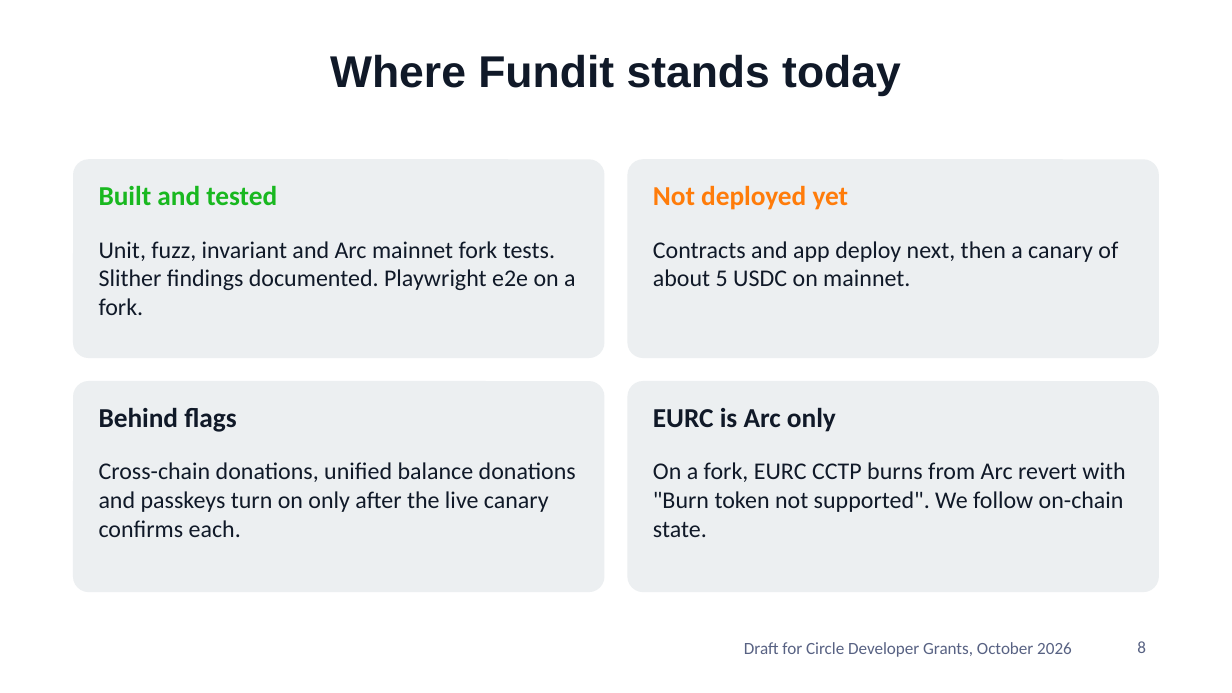
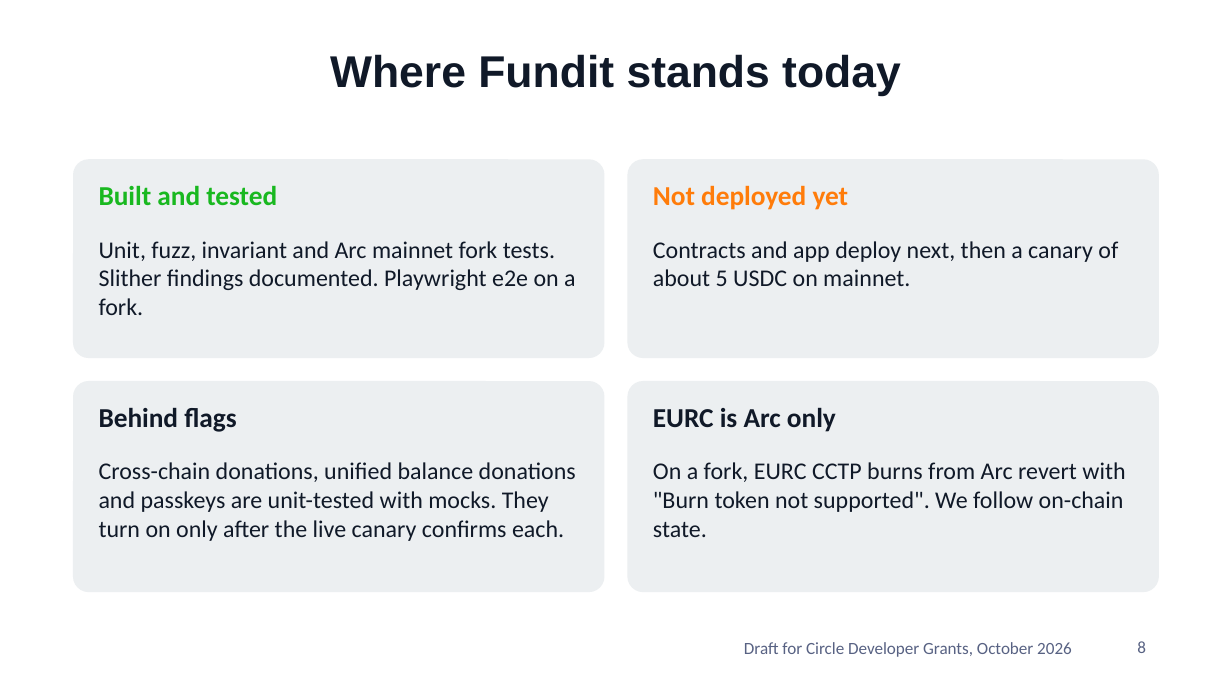
Before and after one commit to xanderslabs/Fundit, a slide deck: slide 8 of docs/fundit-pitch-deck.pptx. Drawn at 1232x693 pixels with LibreOffice and Linux fonts; fonts in the diff are those of the drawing; background and template pictures are left out. Boxes give left, top, right and bottom in pixels: in the first picture for what was removed or moved away, otherwise in the second. Text is boxed around its words. In the diff, an @@ line names an element or a change of style, - is before the commit and + after.

```diff
--- a/docs/fundit-pitch-deck.pptx
+++ b/docs/fundit-pitch-deck.pptx
@@ text at (99, 462, 576, 541): text changed @@
-Cross-chain donations, unified balance donations and passkeys turn on only after the live canary confirms each.
+Cross-chain donations, unified balance donations and passkeys are unit-tested with mocks. They turn on only after the live canary confirms each.
```
Also in this commit, not shown: 5 other slides changed, 6 other files.
